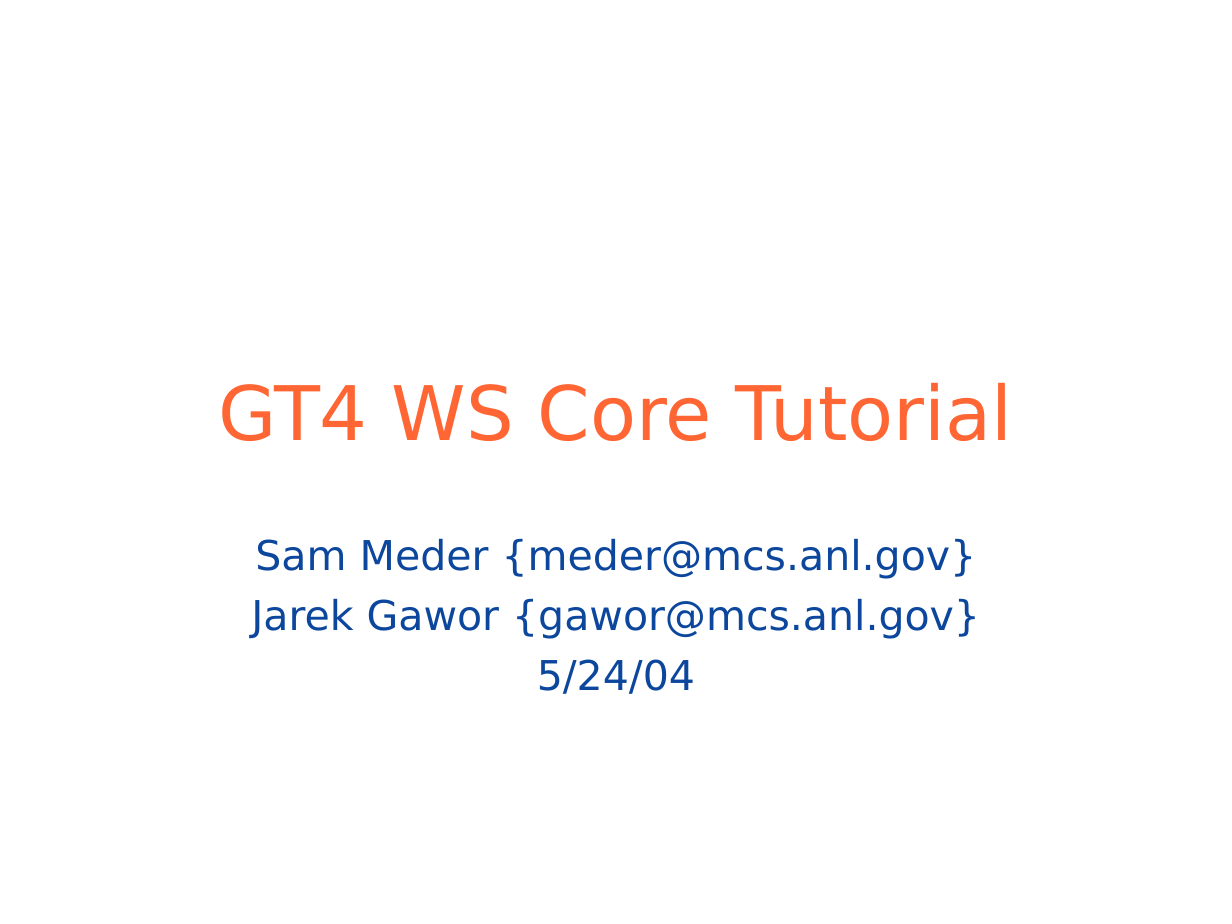
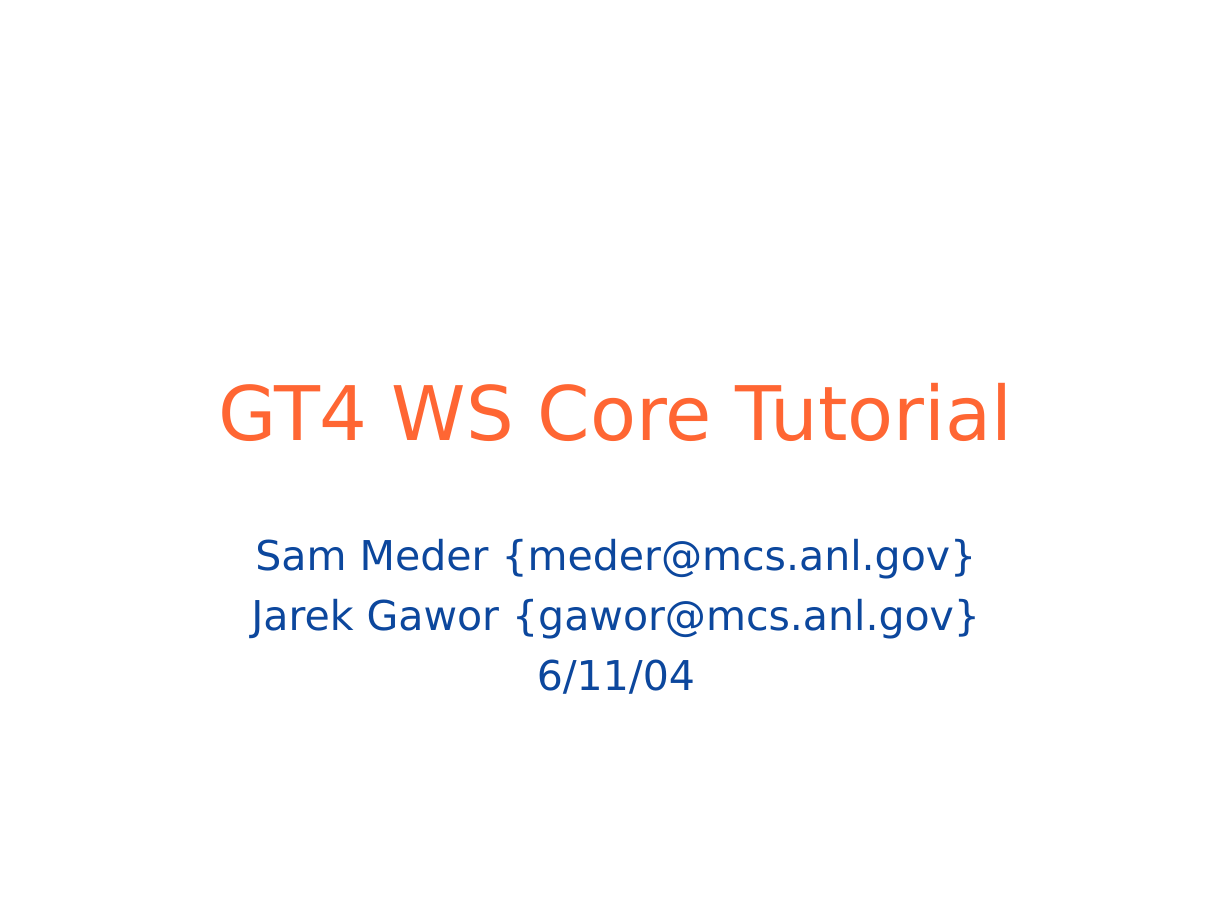
Before and after one commit to globus/globus-toolkit-documentation, a slide deck: slide 1 of toolkit/docs/development/wsrf/3.9.1/WSRFTutorial.ppt. Drawn at 1232x924 pixels with LibreOffice and Linux fonts; fonts in the diff are those of the drawing; background and template pictures are left out. Boxes give left, top, right and bottom in pixels: in the first picture for what was removed or moved away, otherwise in the second. Text is boxed around its words. In the diff, an @@ line names an element or a change of style, - is before the commit and + after.

```diff
--- a/toolkit/docs/development/wsrf/3.9.1/WSRFTutorial.ppt
+++ b/toolkit/docs/development/wsrf/3.9.1/WSRFTutorial.ppt
@@ subtitle at (537, 659, 695, 694): text changed @@
-5/24/04
+6/11/04
```
Also in this commit, not shown: 1 other slide changed.
